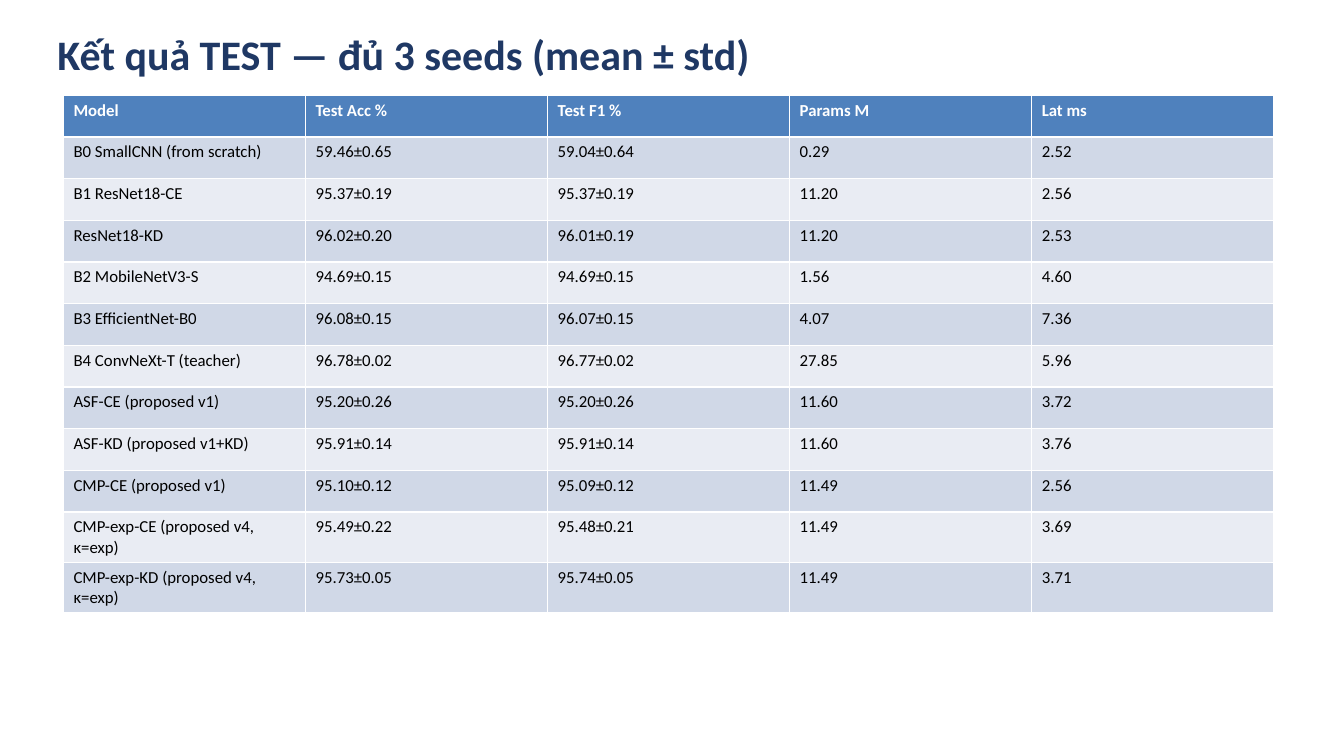
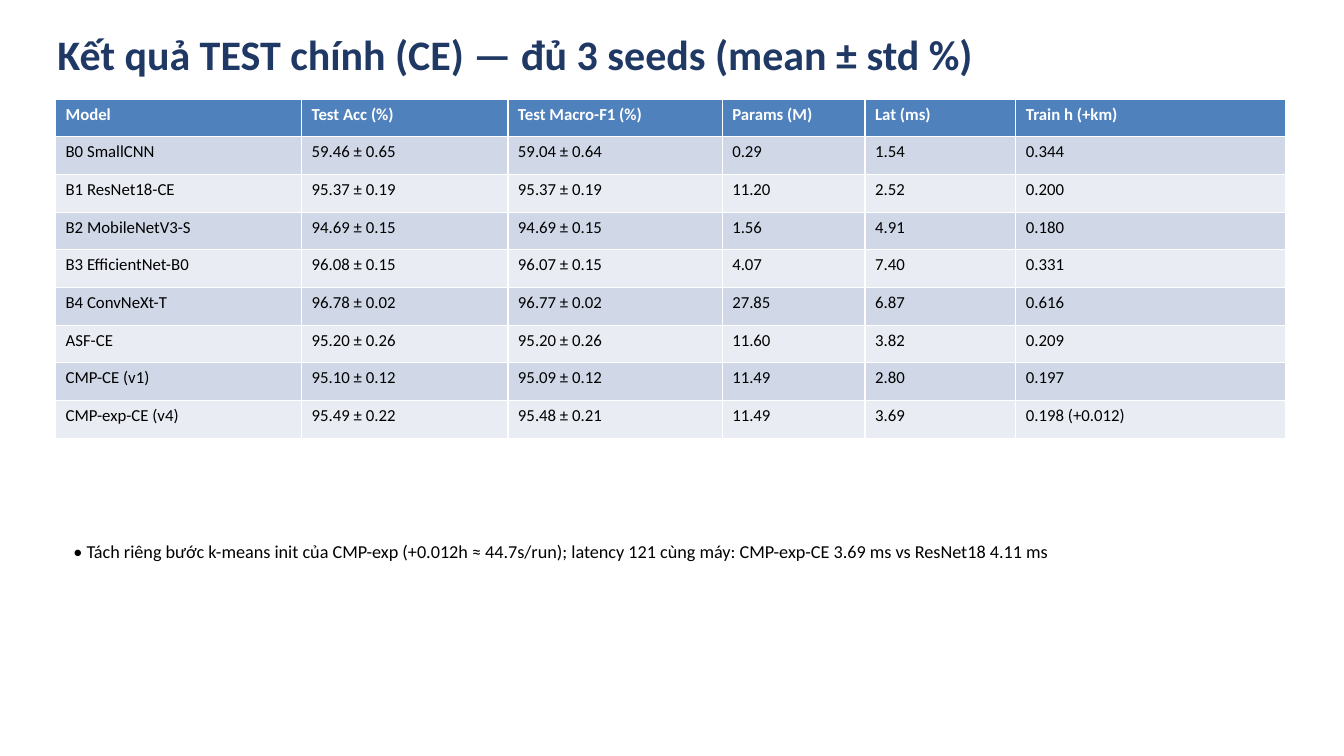
Before and after one commit to bangdang-ai-developer/kaggle-research, a slide deck: slide 7 of deliverables/Slides_cuoi_mon_NWPU_RESISC45.pptx. Drawn at 1344x756 pixels with LibreOffice and Linux fonts; fonts in the diff are those of the drawing. Boxes give left, top, right and bottom in pixels: in the first picture for what was removed or moved away, otherwise in the second. Text is boxed around its words. In the diff, an @@ line names an element or a change of style, - is before the commit and + after.

```diff
--- a/deliverables/Slides_cuoi_mon_NWPU_RESISC45.pptx
+++ b/deliverables/Slides_cuoi_mon_NWPU_RESISC45.pptx
@@ text at [57,38,920,77]: text changed @@
-Kết quả TEST — đủ 3 seeds (mean ± std)
+Kết quả TEST chính (CE) — đủ 3 seeds (mean ± std %)
@@ table at [55,99,1288,439] @@
-Model | Test Acc % | Test F1 % | Params M | Lat ms
-B0 SmallCNN (from scratch) | 59.46±0.65 | 59.04±0.64 | 0.29 | 2.52
-B1 ResNet18-CE | 95.37±0.19 | 95.37±0.19 | 11.20 | 2.56
-ResNet18-KD | 96.02±0.20 | 96.01±0.19 | 11.20 | 2.53
-B2 MobileNetV3-S | 94.69±0.15 | 94.69±0.15 | 1.56 | 4.60
-B3 EfficientNet-B0 | 96.08±0.15 | 96.07±0.15 | 4.07 | 7.36
-B4 ConvNeXt-T (teacher) | 96.78±0.02 | 96.77±0.02 | 27.85 | 5.96
-ASF-CE (proposed v1) | 95.20±0.26 | 95.20±0.26 | 11.60 | 3.72
-ASF-KD (proposed v1+KD) | 95.91±0.14 | 95.91±0.14 | 11.60 | 3.76
-CMP-CE (proposed v1) | 95.10±0.12 | 95.09±0.12 | 11.49 | 2.56
-CMP-exp-CE (proposed v4, κ=exp) | 95.49±0.22 | 95.48±0.21 | 11.49 | 3.69
-CMP-exp-KD (proposed v4, κ=exp) | 95.73±0.05 | 95.74±0.05 | 11.49 | 3.71
+Model | Test Acc (%) | Test Macro-F1 (%) | Params (M) | Lat (ms) | Train h (+km)
+B0 SmallCNN | 59.46 ± 0.65 | 59.04 ± 0.64 | 0.29 | 1.54 | 0.344
+B1 ResNet18-CE | 95.37 ± 0.19 | 95.37 ± 0.19 | 11.20 | 2.52 | 0.200
+B2 MobileNetV3-S | 94.69 ± 0.15 | 94.69 ± 0.15 | 1.56 | 4.91 | 0.180
+B3 EfficientNet-B0 | 96.08 ± 0.15 | 96.07 ± 0.15 | 4.07 | 7.40 | 0.331
+B4 ConvNeXt-T | 96.78 ± 0.02 | 96.77 ± 0.02 | 27.85 | 6.87 | 0.616
+ASF-CE | 95.20 ± 0.26 | 95.20 ± 0.26 | 11.60 | 3.82 | 0.209
+CMP-CE (v1) | 95.10 ± 0.12 | 95.09 ± 0.12 | 11.49 | 2.80 | 0.197
+CMP-exp-CE (v4) | 95.49 ± 0.22 | 95.48 ± 0.21 | 11.49 | 3.69 | 0.198 (+0.012)
@@ table: place and size @@
-table at [64,95,1273,610]
+table at [55,99,1288,439]
@@ text added at [87,545,1048,561], 13 pt, text #000000 @@
+• Tách riêng bước k-means init của CMP-exp (+0.012h ≈ 44.7s/run); latency 121 cùng máy: CMP-exp-CE 3.69 ms vs ResNet18 4.11 ms
```
Also in this commit, not shown: 12 other slides changed, 6 slides added, 7 slides removed, 24 other files.
